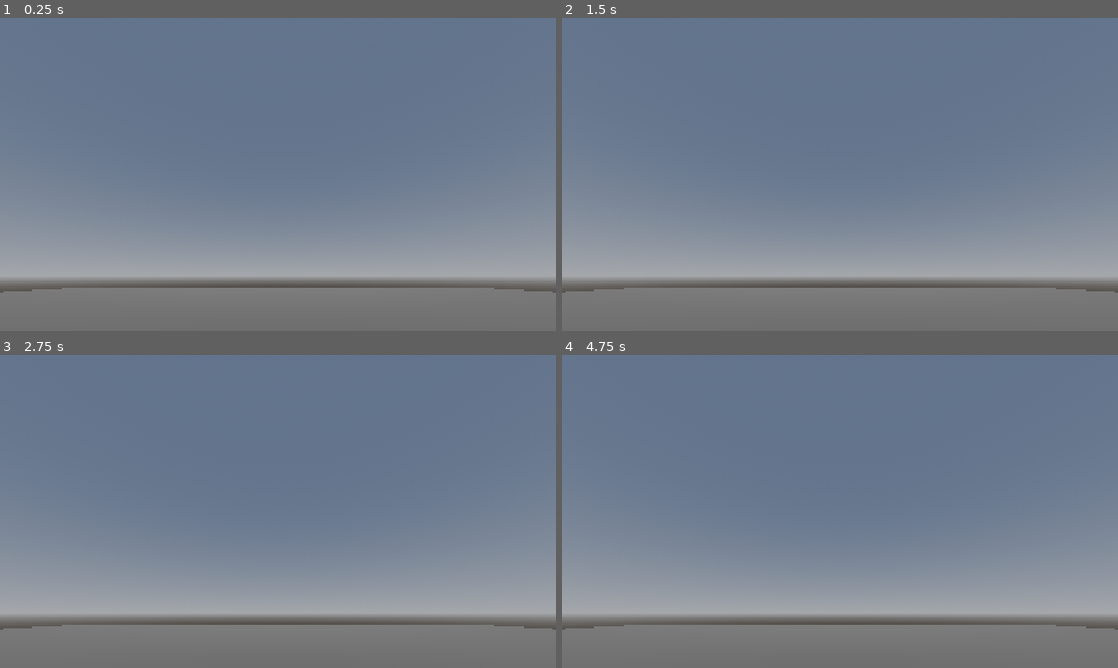
Above: before the commit, frames 1-4 (two rows, left to right).
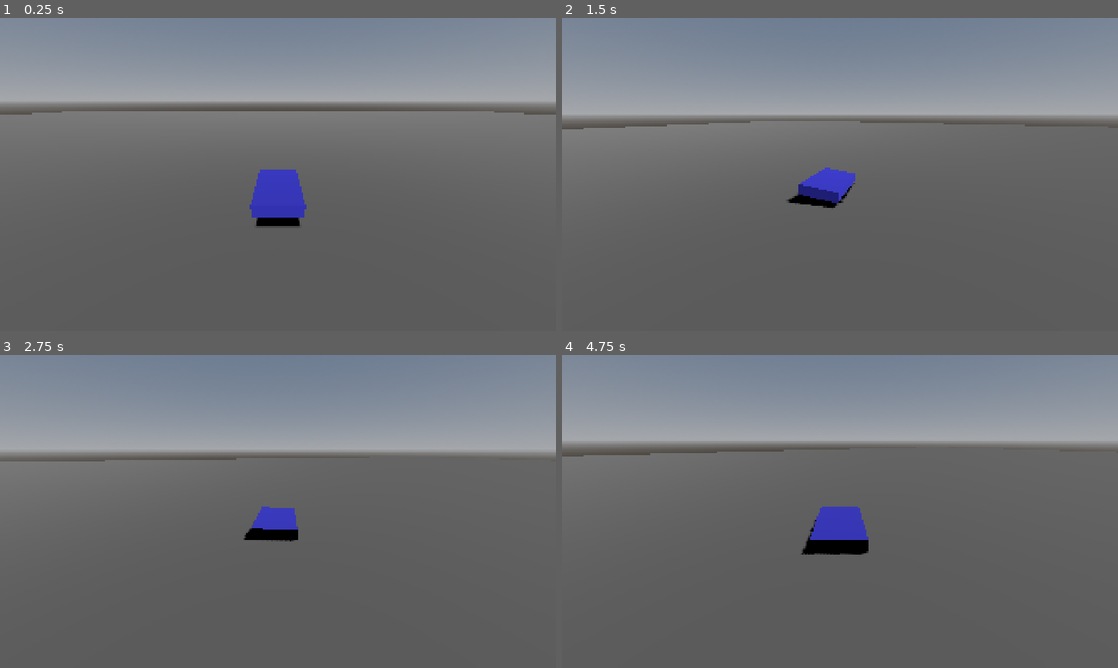
Above: after the commit, the same moments.

Repository: hunterbastian/path
Game: Godot game, scene res://scenes/test_flat.tscn
Two runs of this game, one before a commit and one after it. Both use one fixed random seed, a clock stepped at 60 frames per second and the inputs below.
Inputs:
- Up to frame 1 (0.25 s): no input
- Up to frame 2 (1.5 s): hold D (steer_right) 0.53-1.28 s; hold Shift (boost) 0.53-1.28 s; hold S (brake) from 1.28 s (still down); tap Shift (boost) at 1.35 s
- Up to frame 3 (2.75 s): release S (brake) at 2.03 s; hold D (steer_right) from 2.03 s (still down); hold Shift (boost) from 2.03 s (still down)
- Up to frame 4 (4.75 s): release D (steer_right) at 2.78 s; release Shift (boost) at 2.78 s; hold W (accelerate) 2.78-3.53 s; tap Shift (boost) at 2.85, 4.35 s; hold Shift (boost) 3.53-4.28 s; hold A (steer_left) from 3.53 s (still down)

The runs differ from the first frame. In frame 1, 83% of the frame differs, in the area x 0-100%, y 0-95%; in frame 2, 80%; in frame 3, 82%; in frame 4, 86%.

Commit message:
feat: basic follow camera, Phase 1 integration complete
Co-Authored-By: Claude Sonnet 4.6 <noreply@anthropic.com>

Diff:
--- a/scenes/test_flat.tscn
+++ b/scenes/test_flat.tscn
@@ -1,6 +1,7 @@
-[gd_scene load_steps=8 format=3 uid="uid://c7mxv8p4q2rnw"]
+[gd_scene load_steps=9 format=3 uid="uid://c7mxv8p4q2rnw"]
 
 [ext_resource type="PackedScene" path="res://scenes/vehicle.tscn" id="1_vehicle"]
+[ext_resource type="Script" path="res://scripts/camera/basic_follow_camera.gd" id="2_follow_camera"]
 
 [sub_resource type="ProceduralSkyMaterial" id="ProceduralSkyMaterial_sky"]
 
@@ -42,5 +43,8 @@
 [node name="Vehicle" parent="." instance=ExtResource("1_vehicle")]
 position = Vector3(0.0, 2.0, 0.0)
 
-[node name="Camera3D" type="Camera3D" parent="."]
-transform = Transform3D(1, 0, 0, 0, 0.894427, -0.447214, 0, 0.447214, 0.894427, 0, 5, 10)
+[node name="FollowCamera" type="Camera3D" parent="."]
+transform = Transform3D(1, 0, 0, 0, 1, 0, 0, 0, 1, 0, 5, 10)
+script = ExtResource("2_follow_camera")
+current = true
+target_path = NodePath("../Vehicle")
--- /dev/null
+++ b/scripts/camera/basic_follow_camera.gd
@@ -0,0 +1,34 @@
+class_name BasicFollowCamera
+extends Camera3D
+
+## Minimal follow camera for Phase 1 playtesting.
+## Follows a target node with smooth interpolation.
+
+@export var target_path: NodePath
+@export var follow_distance: float = 8.0
+@export var follow_height: float = 3.5
+@export var look_ahead: float = 2.0
+@export var smooth_speed: float = 5.0
+
+var _target: Node3D
+
+func _ready() -> void:
+	if target_path:
+		_target = get_node(target_path)
+
+func _physics_process(delta: float) -> void:
+	if not _target:
+		return
+
+	var target_pos := _target.global_position
+	var target_forward := -_target.global_transform.basis.z
+
+	# Camera position: behind and above the car
+	var desired_pos := target_pos - target_forward * follow_distance + Vector3.UP * follow_height
+
+	# Smooth follow
+	global_position = global_position.lerp(desired_pos, smooth_speed * delta)
+
+	# Look at point ahead of the car
+	var look_target := target_pos + target_forward * look_ahead
+	look_at(look_target, Vector3.UP)
